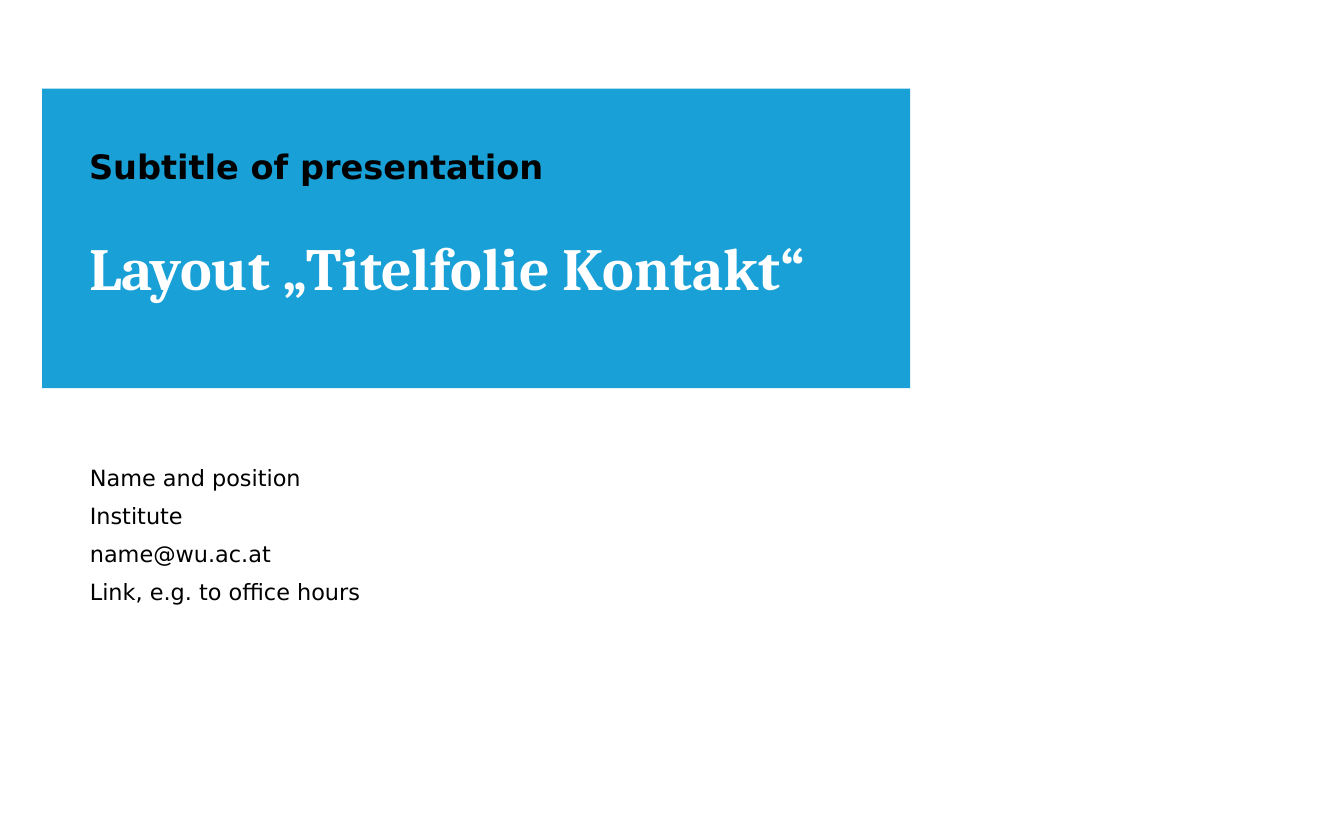
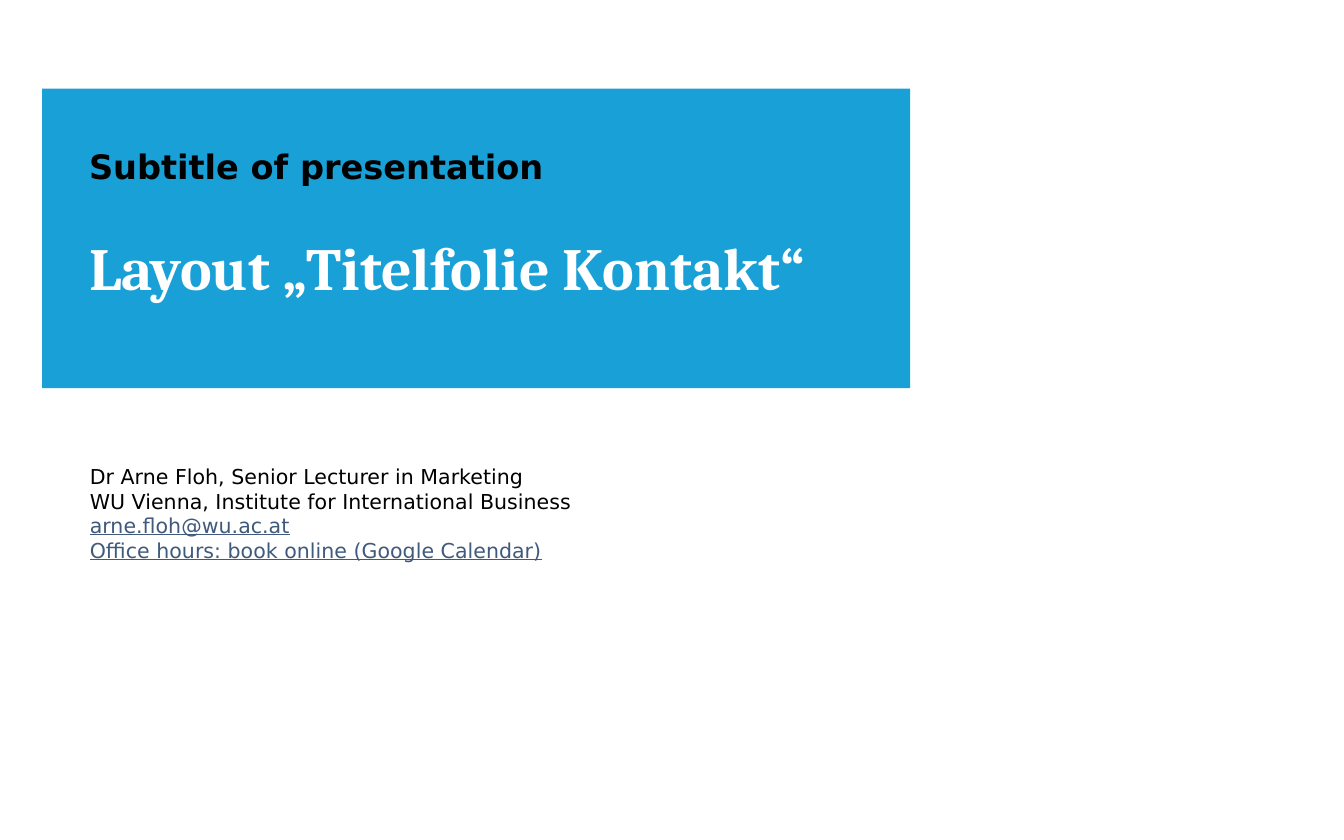
Before and after one commit to arnefloh-wu/ib-business-projects, a slide deck: slide 19 of WT26-27/template.pptx. Drawn at 1344x840 pixels with LibreOffice and Linux fonts; fonts in the diff are those of the drawing; background and template pictures are left out. Boxes give left, top, right and bottom in pixels: in the first picture for what was removed or moved away, otherwise in the second. Text is boxed around its words. In the diff, an @@ line names an element or a change of style, - is before the commit and + after.

```diff
--- a/WT26-27/template.pptx
+++ b/WT26-27/template.pptx
@@ text removed at [90,469,360,605] @@
-Name and position
-Institute
-name@wu.ac.at
-Link, e.g. to office hours
@@ text added at [90,468,571,563], 11 pt, text #000000 @@
+Dr Arne Floh, Senior Lecturer in Marketing
+WU Vienna, Institute for International Business
+arne.floh@wu.ac.at
+Office hours: book online (Google Calendar)
```
Also in this commit, not shown: 1 other slide changed, 2 other files.
